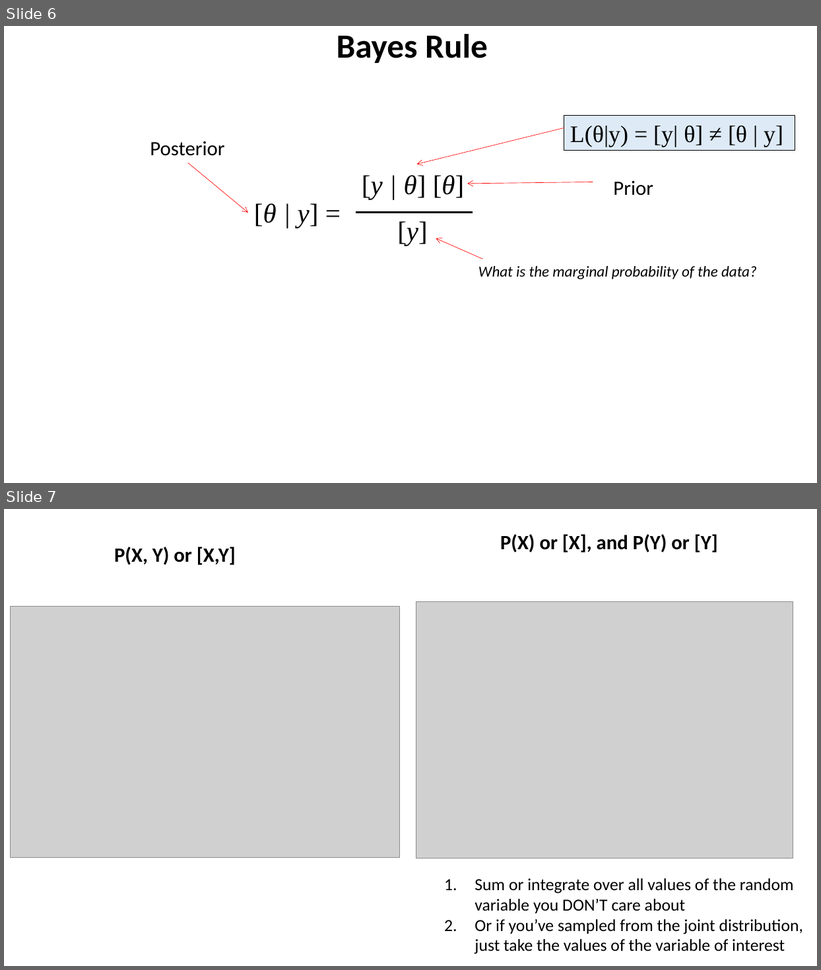
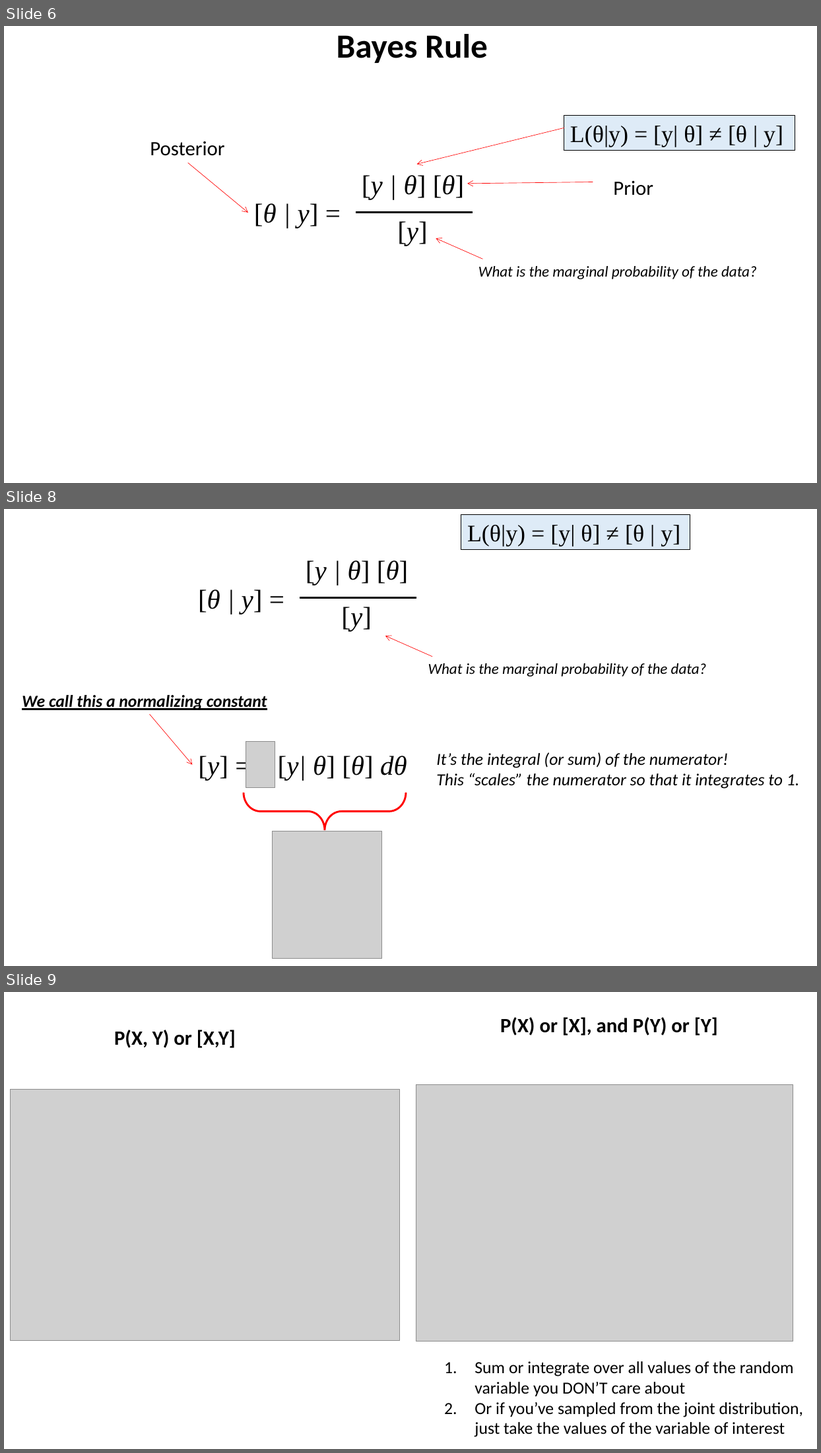
Before and after one commit to taaltree/FW536, a slide deck: Day4_Likelihood_BayesI/FW536_Day4_Afternoon_BayesI_nosoln_accessible.pptx. Shown one above the other, each under a label of ours: slides 6 and 7 before the commit, slides 6, 8 and 9 after it; the slides between them are not shown. The pictures are 821x970 and 821x1453 pixels, drawn with LibreOffice and Linux fonts; fonts in the diff are those of the drawing; grey boxes stand for pictures. Boxes give left, top, right and bottom in pixels: in the first picture for what was removed or moved away, otherwise in the second. Text is boxed around its words. In the diff, an @@ line names an element or a change of style, - is before the commit and + after.

```diff
--- a/Day4_Likelihood_BayesI/FW536_Day4_Afternoon_BayesI_nosoln_accessible.pptx
+++ b/Day4_Likelihood_BayesI/FW536_Day4_Afternoon_BayesI_nosoln_accessible.pptx
@@ slide 8 added at [4,509,817,966], background #FFFFFF @@
@@ rectangle added at [461,514,690,549], fill #DEEBF7, outline #000000 0.75 pt, 28 pt, text #000000 @@
+L(θ|y) = [y| θ] ≠ [θ | y]
@@ text added at [306,560,409,585], 32 pt, text #000000 @@
+[y | θ] [θ]
@@ text added at [198,590,263,613], 32 pt, text #000000 @@
+[θ | y] =
@@ line added from (300, 598) to (416, 598), #000000 2.25 pt @@
@@ text added at [341,607,372,631], 32 pt, text #000000 @@
+[y]
@@ arrow added from (432, 657) to (385, 636), #FF0000 0.5 pt @@
@@ text added at [428,663,707,677], 18 pt, text #000000, italic @@
+What is the marginal probability of the data?
@@ text added at [22,695,267,710], 20 pt, text #000000, bold, italic, underline @@
+We call this a normalizing constant
@@ arrow added from (150, 714) to (193, 765), #FF0000 0.5 pt @@
@@ picture added at [246,742,275,788] @@
@@ text added at [198,756,407,780], 32 pt, text #000000 @@
+[y] = [y| θ] [θ] dθ
@@ text added at [436,753,799,789], 20 pt, text #000000, italic @@
+It’s the integral (or sum) of the numerator!
+This “scales” the numerator so that it integrates to 1.
@@ left brace added at [244,793,406,830], outline #FF0000 2.25 pt @@
@@ picture added at [273,832,382,959] @@
@@ what was slide 7 is now slide 9 @@
```
Also in this commit, not shown: 1 slide changed, 4 other slides added, 8 other files.
